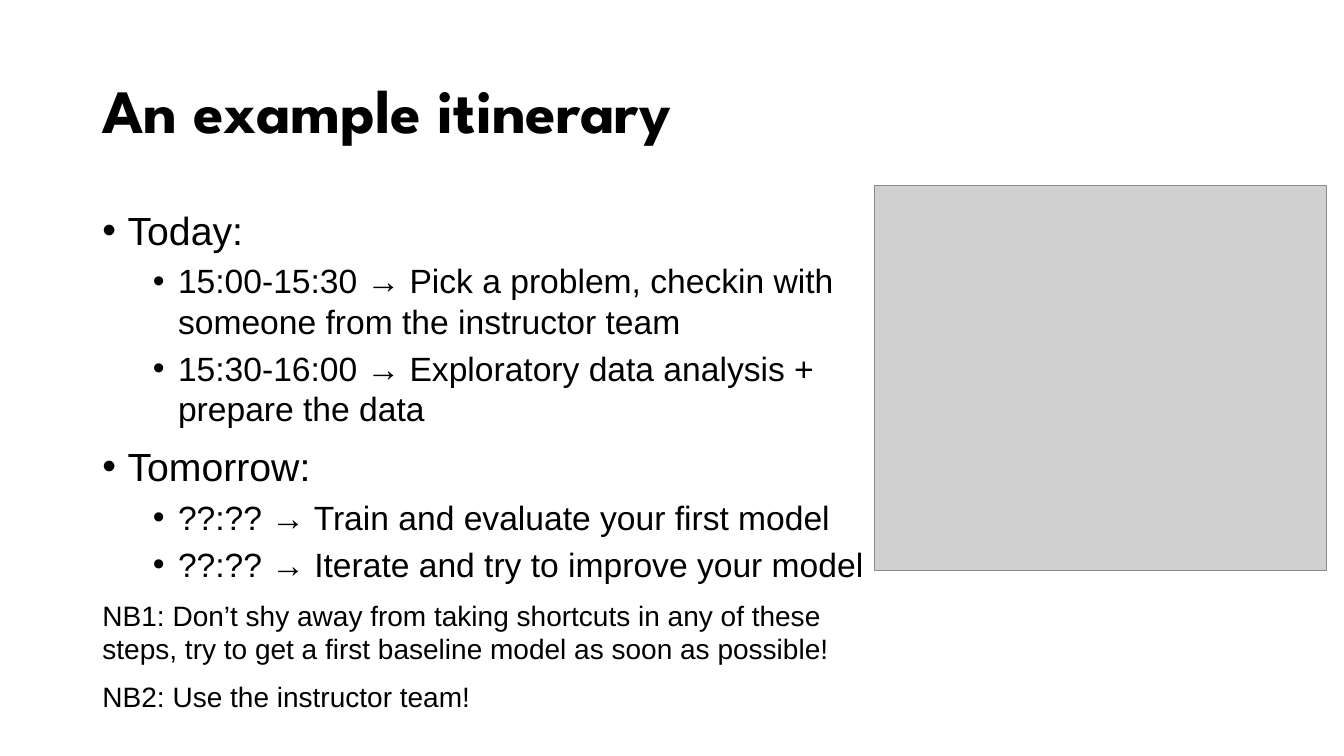
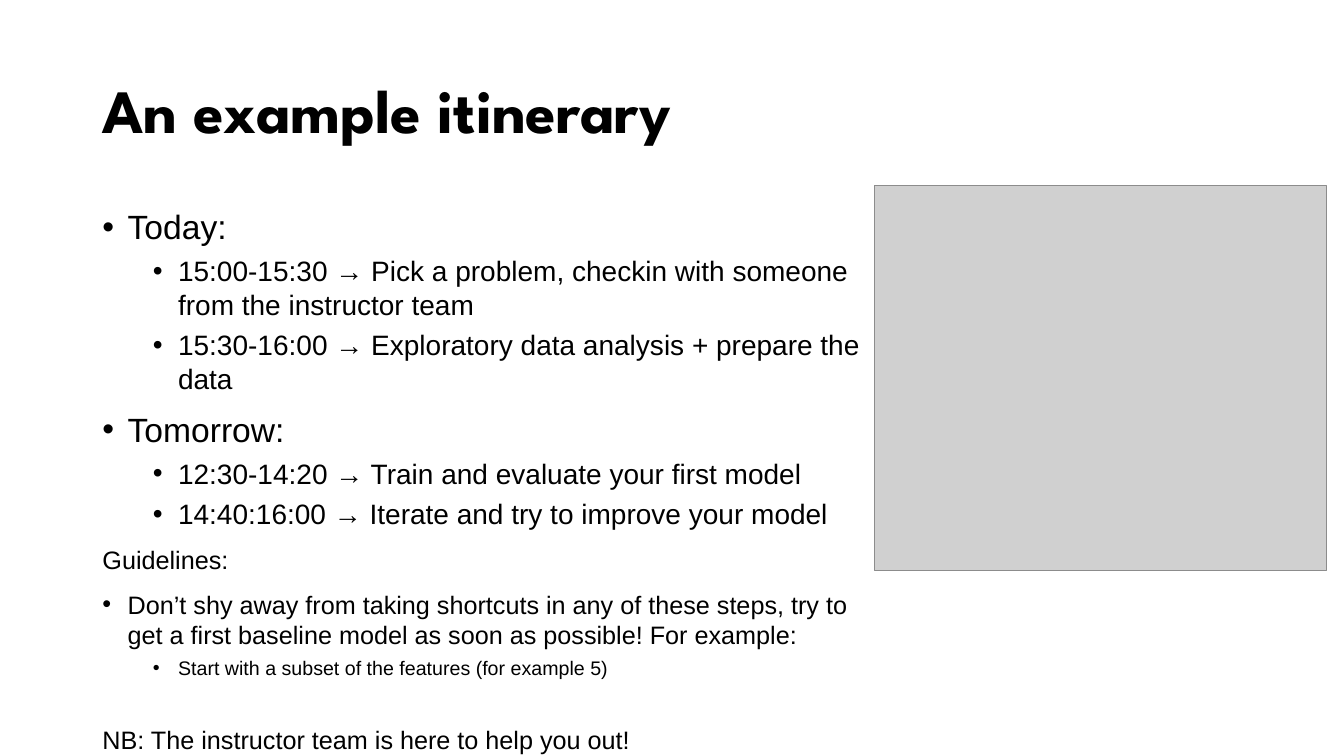
Before and after one commit to esciencecenter-digital-skills/SICSS-odissei-machine-learning, a slide deck: slide 4 of files/apply-skills-to-liss-dataset-exercise.pptx. Drawn at 1344x756 pixels with LibreOffice and Linux fonts; fonts in the diff are those of the drawing; grey boxes stand for pictures; background and template pictures are left out. Boxes give left, top, right and bottom in pixels: in the first picture for what was removed or moved away, otherwise in the second. Text is boxed around its words. In the diff, an @@ line names an element or a change of style, - is before the commit and + after.

```diff
--- a/files/apply-skills-to-liss-dataset-exercise.pptx
+++ b/files/apply-skills-to-liss-dataset-exercise.pptx
@@ text at (128,214,859,443): size 28 to 24 pt in "Today:", "Tomorrow:"; size 24 to 20 pt in "15:00-15:30 → Pick a problem, checkin with ...", "15:30-16:00 → Exploratory data analysis + prepare ..." @@
@@ text at (102,463,847,755): text changed; size 20 to 18 pt @@
-  • ??:?? → Train and evaluate your first model
-  • ??:?? → Iterate and try to improve your model
-NB1: Don’t shy away from taking shortcuts in any of these steps, try to get a first baseline model as soon as possible!
-NB2: Use the instructor team!
+  • 12:30-14:20 → Train and evaluate your first model
+  • 14:40:16:00 → Iterate and try to improve your model
+Guidelines:
+• Don’t shy away from taking shortcuts in any of these steps, try to get a first baseline model as soon as possible! For example:
+  • Start with a subset of the features (for example 5)
+NB: The instructor team is here to help you out!
```
Also in this commit, not shown: 1 other slide changed.
